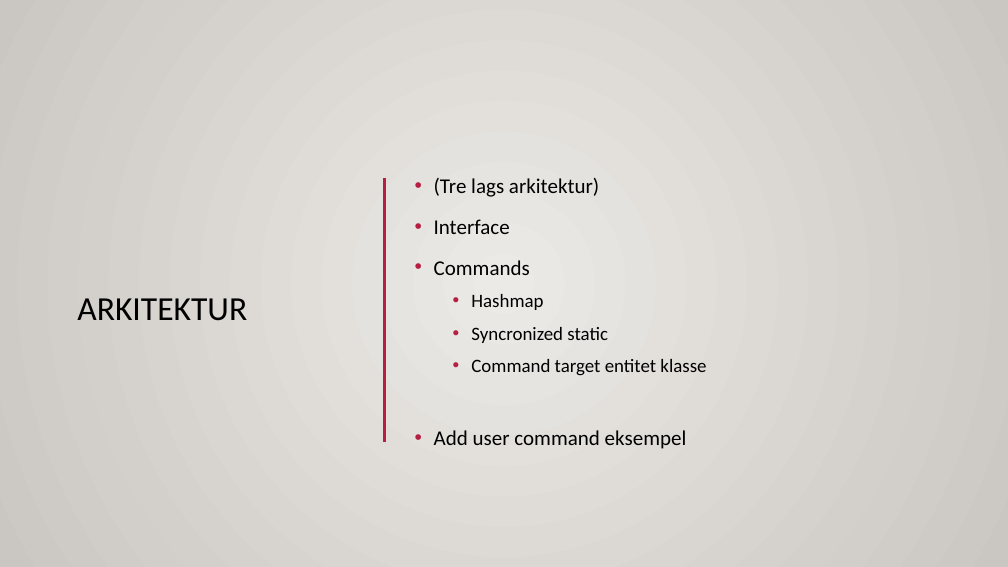
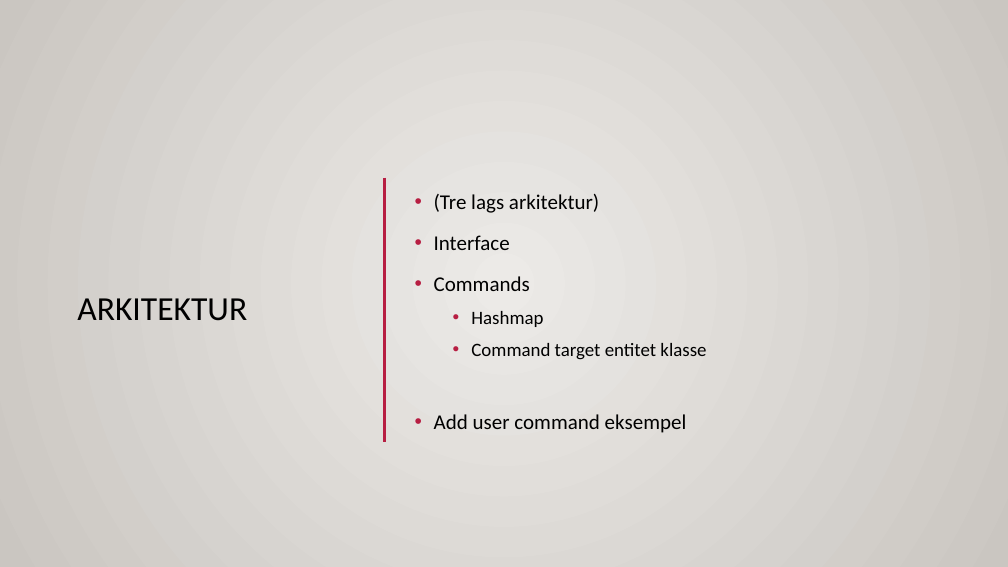
Before and after one commit to asgerhs/FogProject, a slide deck: slide 4 of Rapport/Præsentation.pptx. Drawn at 1008x567 pixels with LibreOffice and Linux fonts; fonts in the diff are those of the drawing; background and template pictures are left out. Boxes give left, top, right and bottom in pixels: in the first picture for what was removed or moved away, otherwise in the second. Text is boxed around its words. In the diff, an @@ line names an element or a change of style, - is before the commit and + after.

```diff
--- a/Rapport/Præsentation.pptx
+++ b/Rapport/Præsentation.pptx
@@ text at box(471, 327, 608, 343): paragraph removed @@
-  • Syncronized static
```
Also in this commit, not shown: 2 other slides changed.
